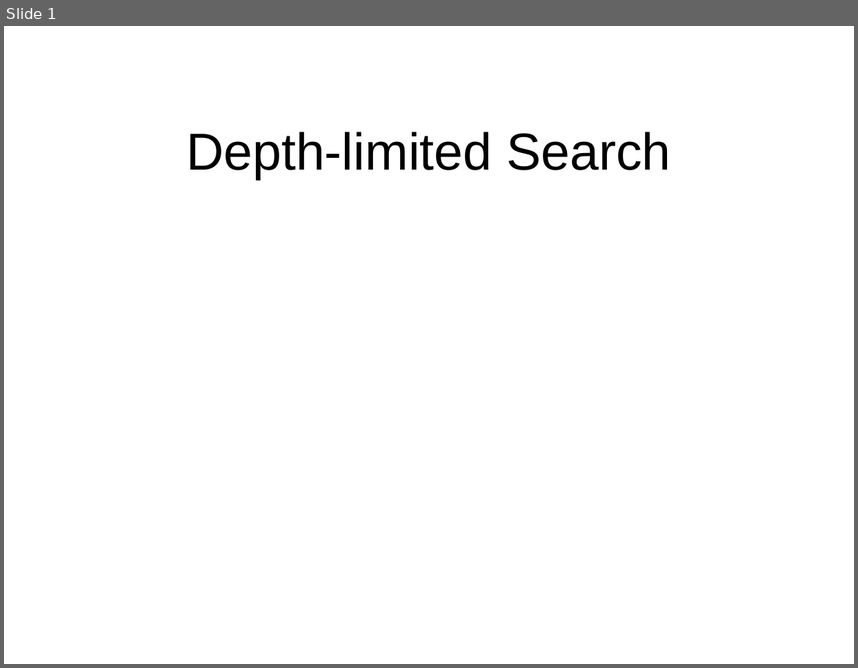
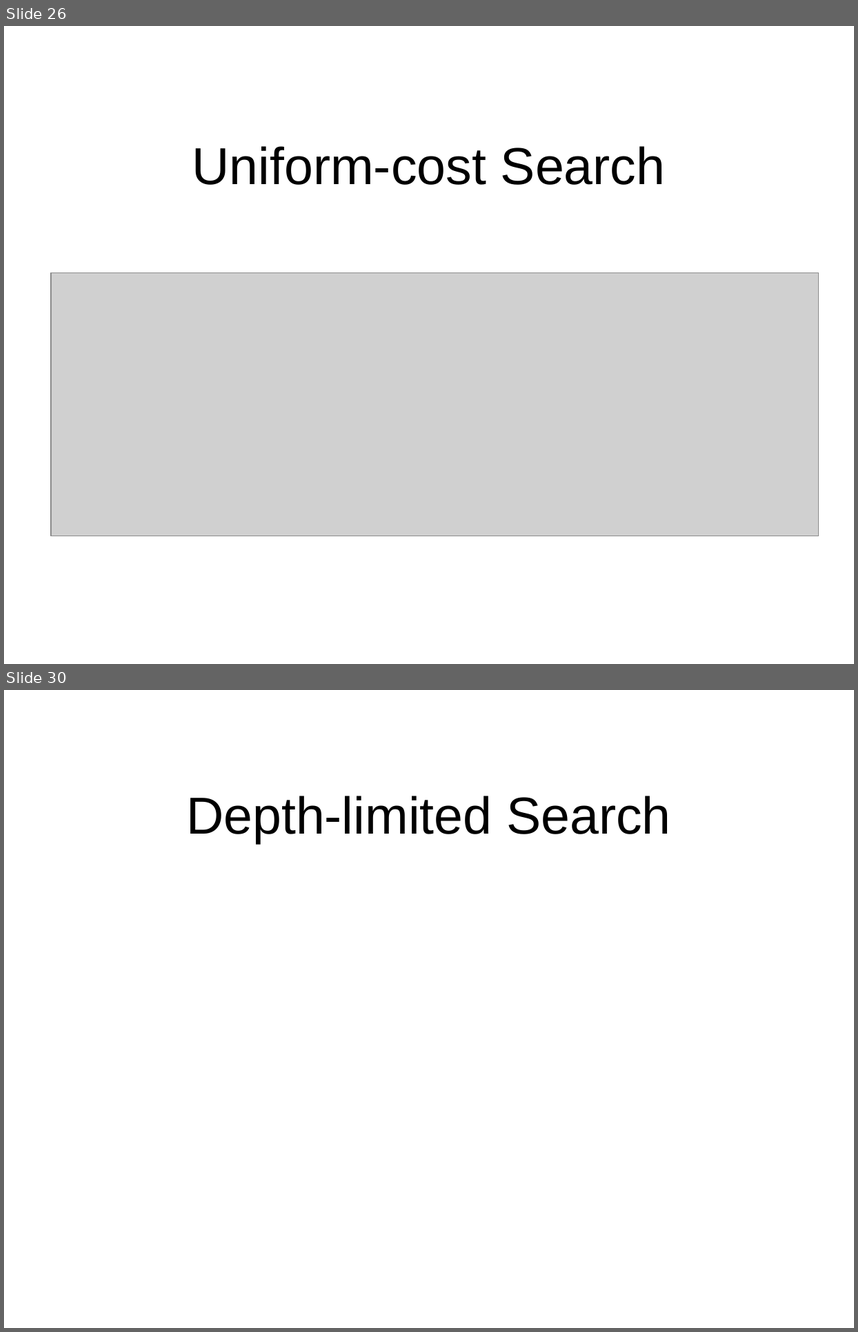
Before and after one commit to RafaelQuirino/SearchingProblems, a slide deck: slides.odp. Shown one above the other, each under a label of ours: slide 1 before the commit, slides 26 and 30 after it; the slides between them are not shown. The pictures are 858x668 and 858x1332 pixels, drawn with LibreOffice and Linux fonts; fonts in the diff are those of the drawing; grey boxes stand for pictures; background and template pictures are left out. Boxes give left, top, right and bottom in pixels: in the first picture for what was removed or moved away, otherwise in the second. Text is boxed around its words. In the diff, an @@ line names an element or a change of style, - is before the commit and + after.

```diff
--- a/slides.odp
+++ b/slides.odp
@@ slide 26 added at <box>4,26,854,664</box>, background picture (left out) @@
@@ title added at <box>192,146,665,185</box>, 44 pt, text #000000 @@
+Uniform-cost Search
@@ picture added at <box>51,272,818,536</box> @@
@@ what was slide 1 is now slide 30 @@
```
Also in this commit, not shown: 28 other slides added.
